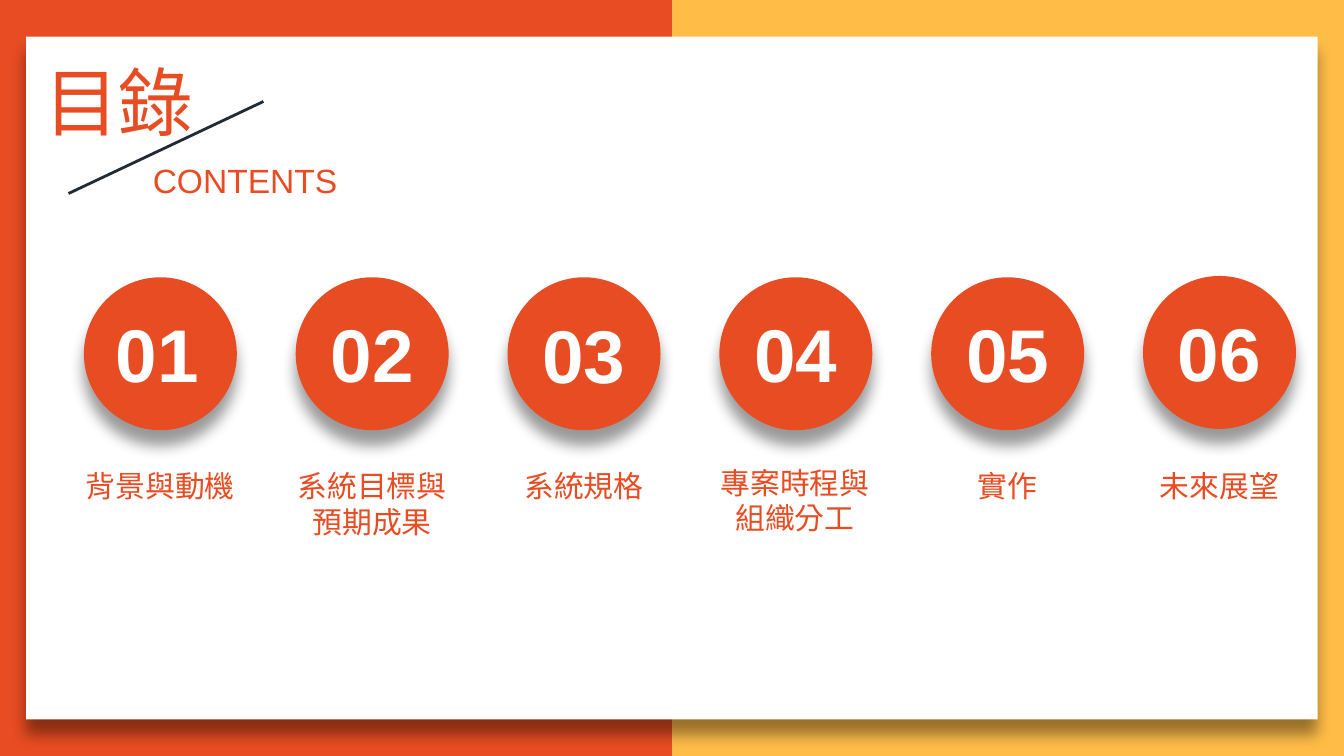
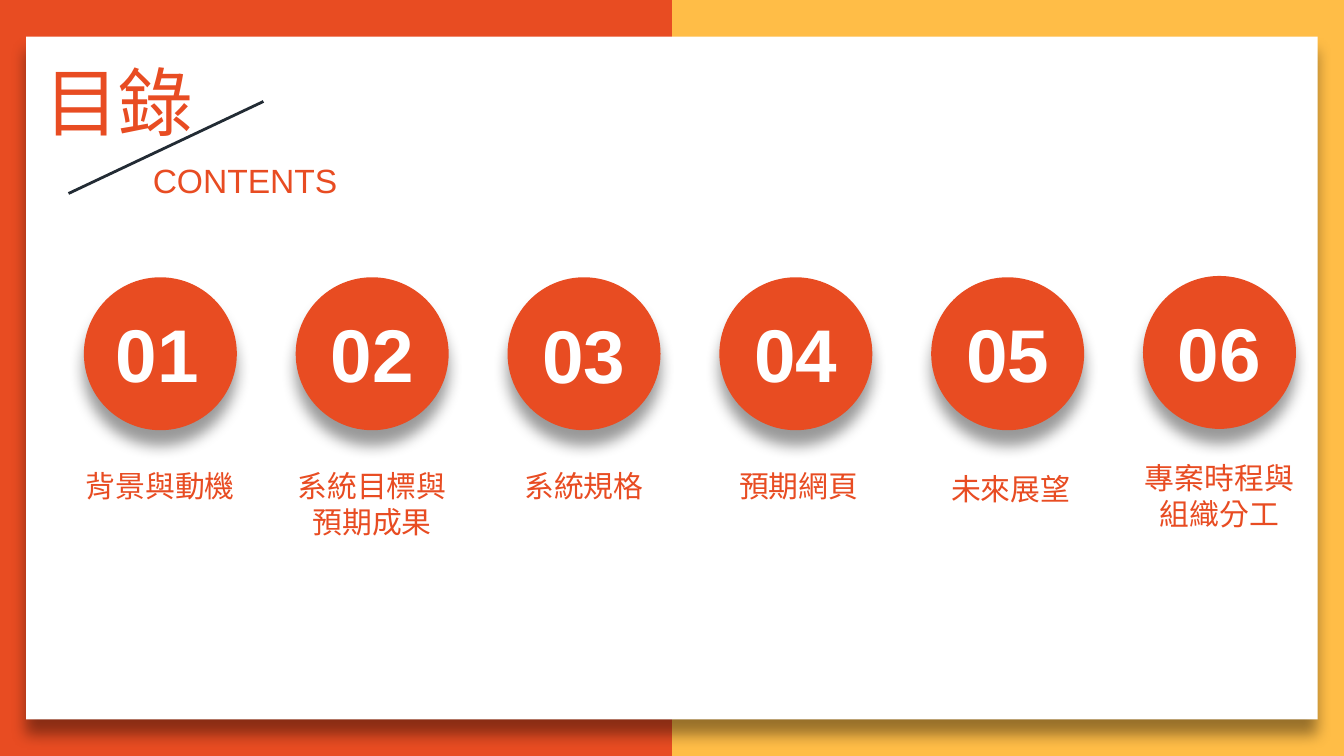
Before and after one commit to N1066442/board-game, a slide deck: slide 2 of 第109408組-AOWU桌遊GO-ppt.pptx. Drawn at 1344x756 pixels with LibreOffice and Linux fonts; fonts in the diff are those of the drawing. Boxes give left, top, right and bottom in pixels: in the first picture for what was removed or moved away, otherwise in the second. Text is boxed around its words. In the diff, an @@ line names an element or a change of style, - is before the commit and + after.

```diff
--- a/第109408組-AOWU桌遊GO-ppt.pptx
+++ b/第109408組-AOWU桌遊GO-ppt.pptx
@@ text at (739,472,858,500): text changed @@
-實作
+預期網頁
@@ text "未來展望": place and size @@
-text "未來展望" at (1160,472,1279,500)
+text "未來展望" at (951,475,1070,503)
@@ text "專案時程與": place and size @@
-text "專案時程與" at (721,469,870,532)
+text "專案時程與" at (1145,464,1294,528)
```
Also in this commit, not shown: 5 other slides changed, 8 slides added, 1 slide removed, 3 other files.
